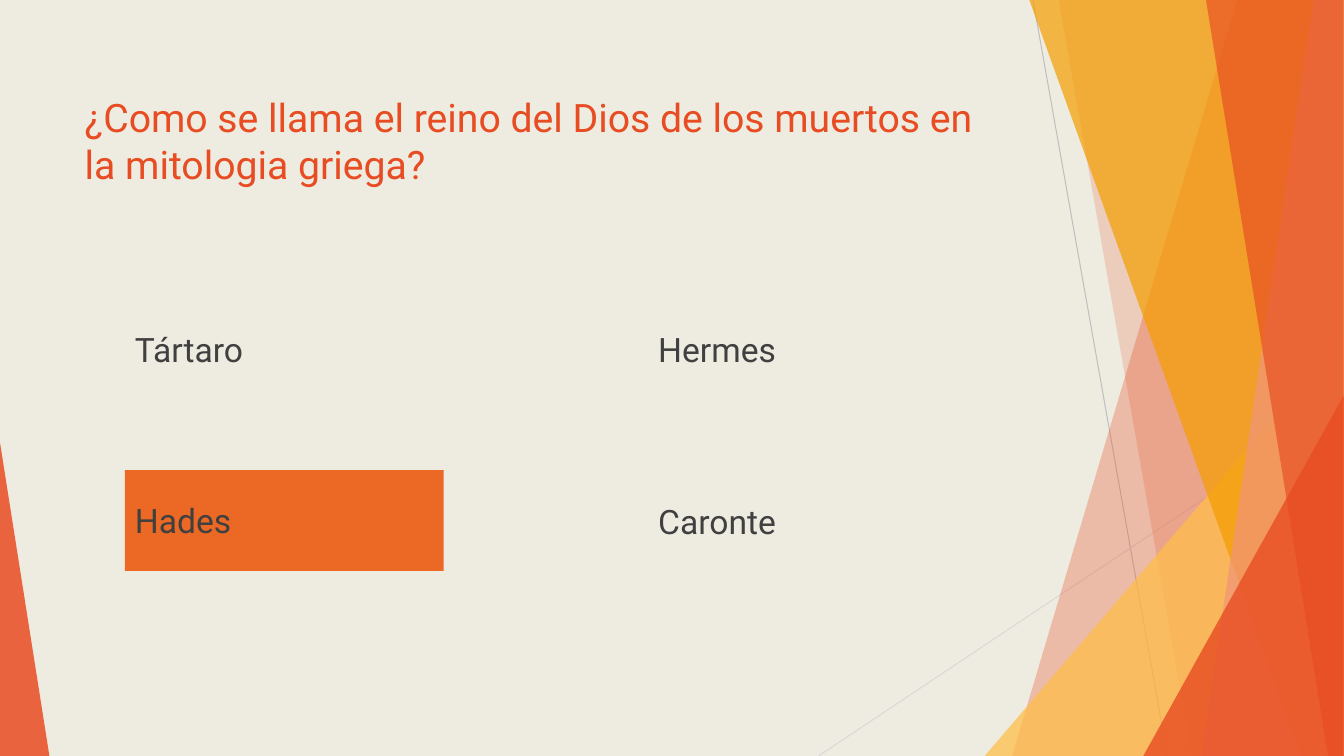
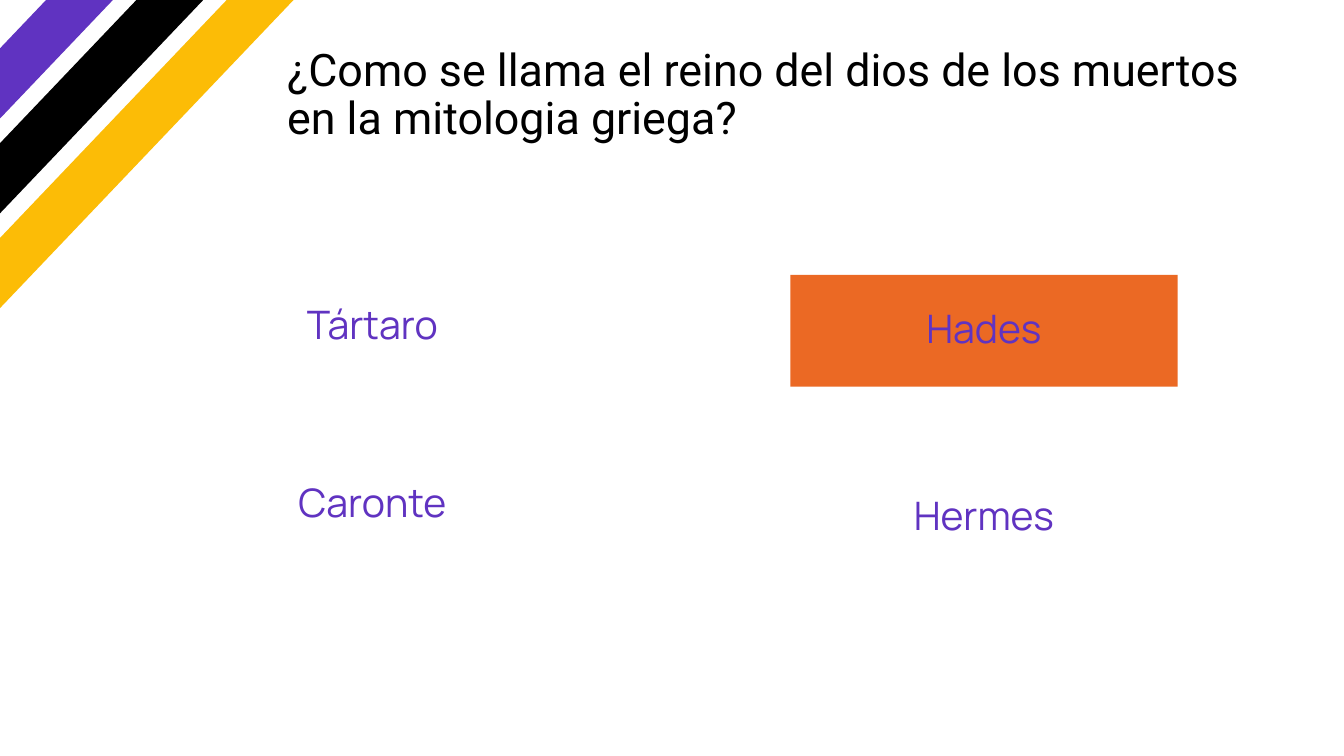
Before and after one commit to 500historias/trivia-pptx, a slide deck: slide 105 of output/output_slides.pptx (slide 85 before the commit). Drawn at 1344x756 pixels with LibreOffice and Linux fonts; fonts in the diff are those of the drawing; background and template pictures are left out. Boxes give left, top, right and bottom in pixels: in the first picture for what was removed or moved away, otherwise in the second. Text is boxed around its words. In the diff, an @@ line names an element or a change of style, - is before the commit and + after.

```diff
--- a/output/output_slides.pptx
+++ b/output/output_slides.pptx
@@ background #EEECE1 to #FFFFFF @@
@@ rectangle added at box(0, 0, 302, 322), fill #FCBC06 @@
@@ rectangle added at box(0, 0, 253, 277), fill #000000 @@
@@ rectangle added at box(0, 0, 205, 233), fill #6033C1 @@
@@ title at box(287, 52, 1239, 144): text changed; size 28 to 32 pt; text colour #E84C22 to #000000 @@
-¿Como se llama el reino del Dios de los muertos en la mitologia griega?
+¿Como se llama el reino del dios de los muertos en la mitologia griega?
@@ text "Tártaro": place and size @@
-text "Tártaro" at box(135, 337, 243, 363)
+text "Tártaro" at box(307, 308, 438, 340)
@@ text "Hades": place and size @@
-text "Hades" at box(125, 470, 444, 571)
+text "Hades" at box(790, 275, 1178, 387)
@@ group removed at box(0, 0, 1344, 756): 5 freeform shapes, 3 triangles, 2 lines @@
@@ size 24 to 28 pt, font Roboto to Manrope, text colour #404040 to #6033C1; alignment left to centre; line spacing 1 to 0.9 in 4 elements at box(307, 308, 438, 340), box(914, 501, 1054, 531), box(790, 275, 1178, 387), box(298, 488, 446, 518) @@
@@ text "Caronte": place and size @@
-text "Caronte" at box(658, 510, 776, 535)
+text "Caronte" at box(298, 488, 446, 518)
@@ text "Hermes": place and size @@
-text "Hermes" at box(658, 338, 776, 363)
+text "Hermes" at box(914, 501, 1054, 531)
```
Also in this commit, not shown: 103 other slides changed, 17 slides added, 17 slides removed, 8 other files.
